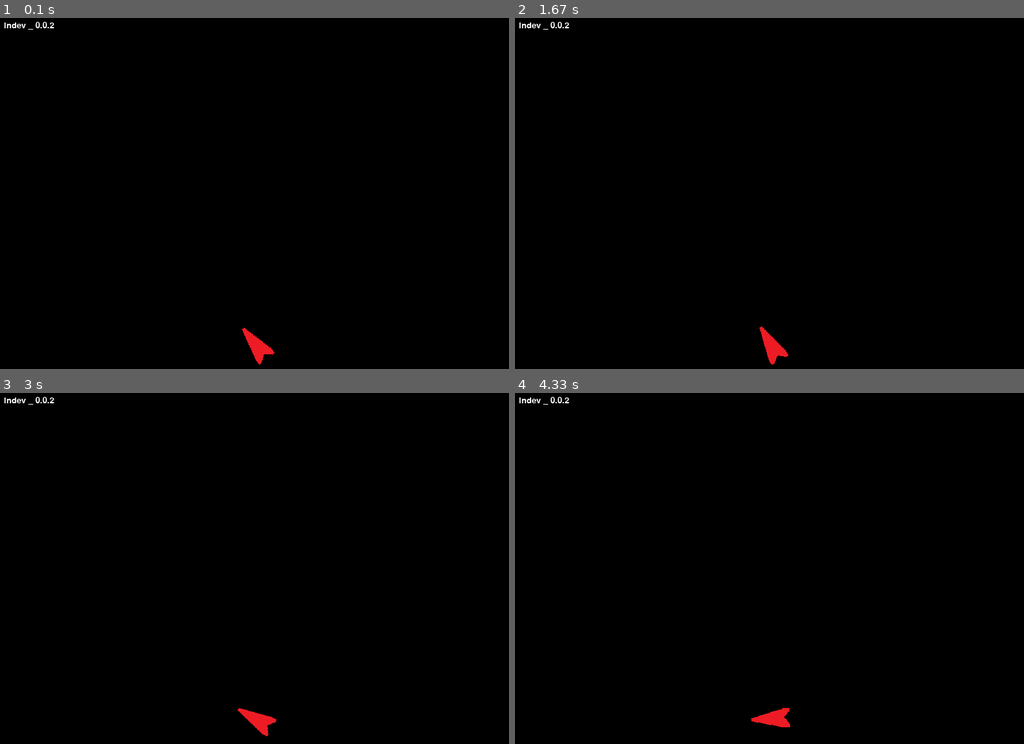
Above: before the commit, frames 1-4 (two rows, left to right).
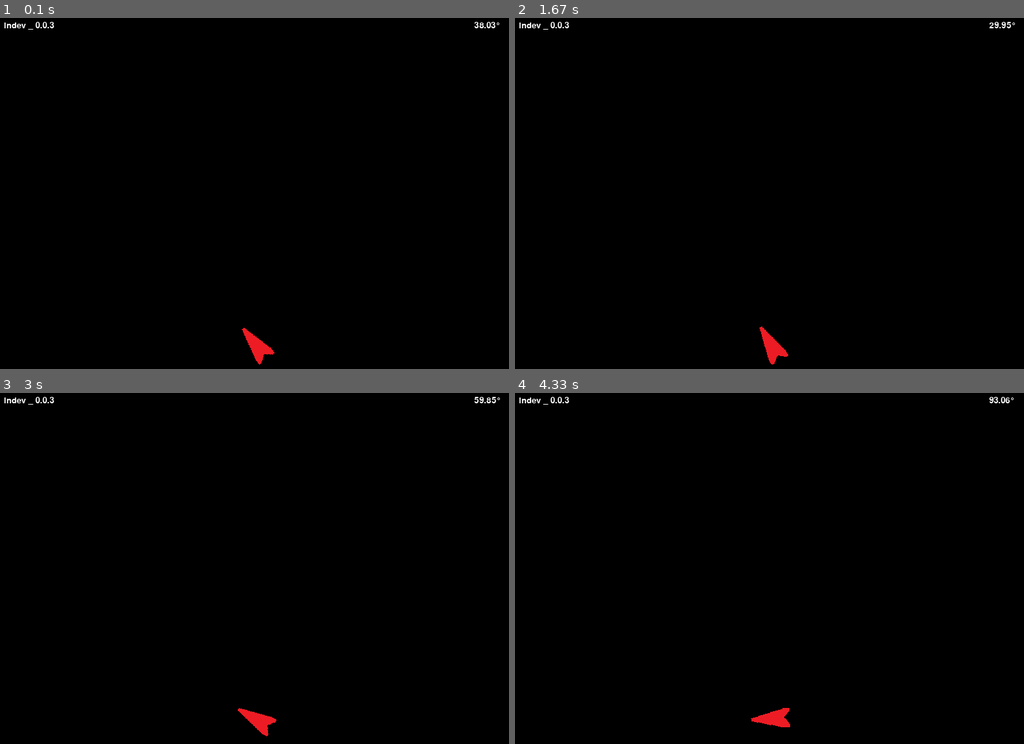
Above: after the commit, the same moments.

Repository: nika-jobava481/zuma-pygame
Game: pygame game, started from main.py
Two runs of this game, one before a commit and one after it. Both use one fixed random seed, a clock stepped at 60 frames per second and the inputs below.
Inputs (mouse positions are in pixels of both pictures, inside the frame that each line leads up to):
- Up to frame 1 (0.1 s): no input
- Up to frame 2 (1.67 s): click (769, 207) at 0.38 s; click (820, 295) at 0.72 s; click (957, 344) at 1.05 s; click (647, 130) at 1.38 s
- Up to frame 3 (3 s): click (254, 631) at 1.72 s; click (183, 501) at 2.05 s; click (432, 684) at 2.38 s; click (86, 621) at 2.72 s
- Up to frame 4 (4.33 s): click (621, 508) at 3.05 s; click (647, 649) at 3.38 s; click (952, 670) at 3.72 s; click (611, 726) at 4.05 s

The runs differ from the first frame. In frame 1, less than 0.1% of the frame differs, in the area x 9-99%, y 1-3%; in frame 2, less than 0.1%; in frame 3, less than 0.1%; in frame 4, less than 0.1%.

Commit message:
update: added degree display for development reasons

Diff:
--- a/main.py
+++ b/main.py
@@ -44,6 +44,12 @@
     dy = mouse_pos[1] - (shooter['y'] + shooter['height'] // 2)
     return math.degrees(math.atan2(dx, dy)) + 180
 
+# Function to render and display text
+def draw_text(screen, text, color, font_size, position):
+    font = pygame.font.Font(None, font_size)
+    text_surface = font.render(text, True, color)
+    screen.blit(text_surface, position)
+
 # Main game loop
 running = True
 while running:
@@ -68,8 +74,9 @@
     draw_shooter(screen, shooter, deg)
 
     # Display the game version at the top-left corner
-    version_text = font.render(GAME_VERSION, True, (255, 255, 255))
-    screen.blit(version_text, (10, 10))
+    draw_text(screen, GAME_VERSION, (255, 255, 255), 20, (10, 10))
+    draw_text(screen, f"{deg:.2f}°", (255, 255, 255), 20, (WIDTH-60, 10))
+
 
     # Refresh the display
     pygame.display.flip()
--- a/settings.py
+++ b/settings.py
@@ -4,4 +4,4 @@
 HEIGHT = 600
 FPS = 60
 
-GAME_VERSION='indev _ 0.0.2'
+GAME_VERSION='indev _ 0.0.3'
